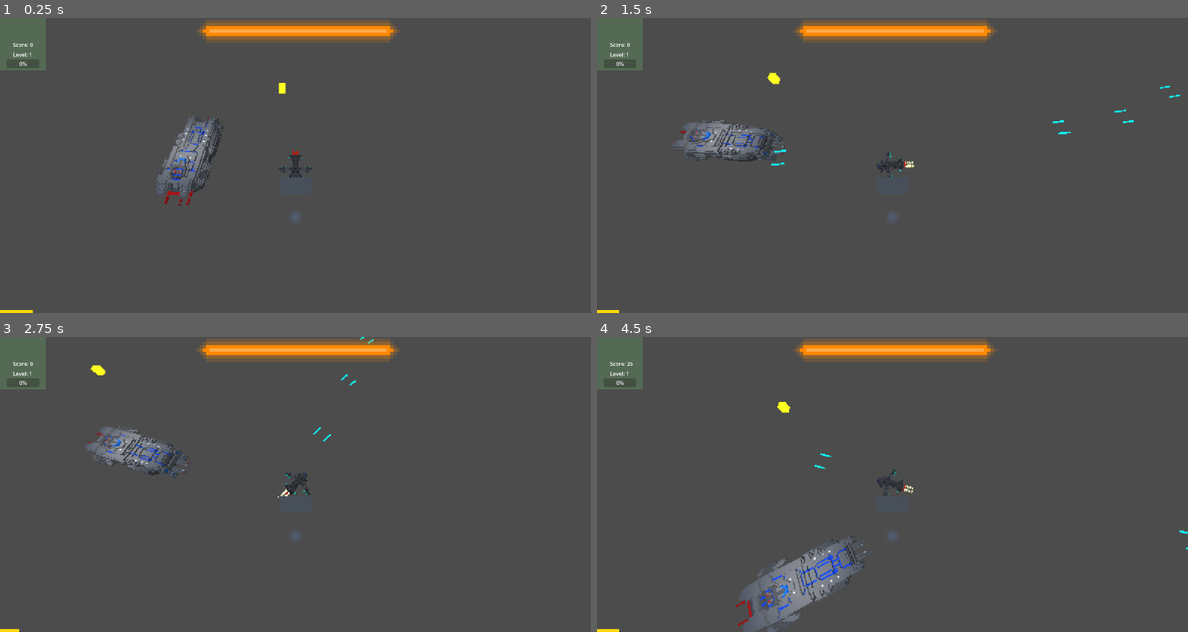
Above: before the commit, frames 1-4 (two rows, left to right).
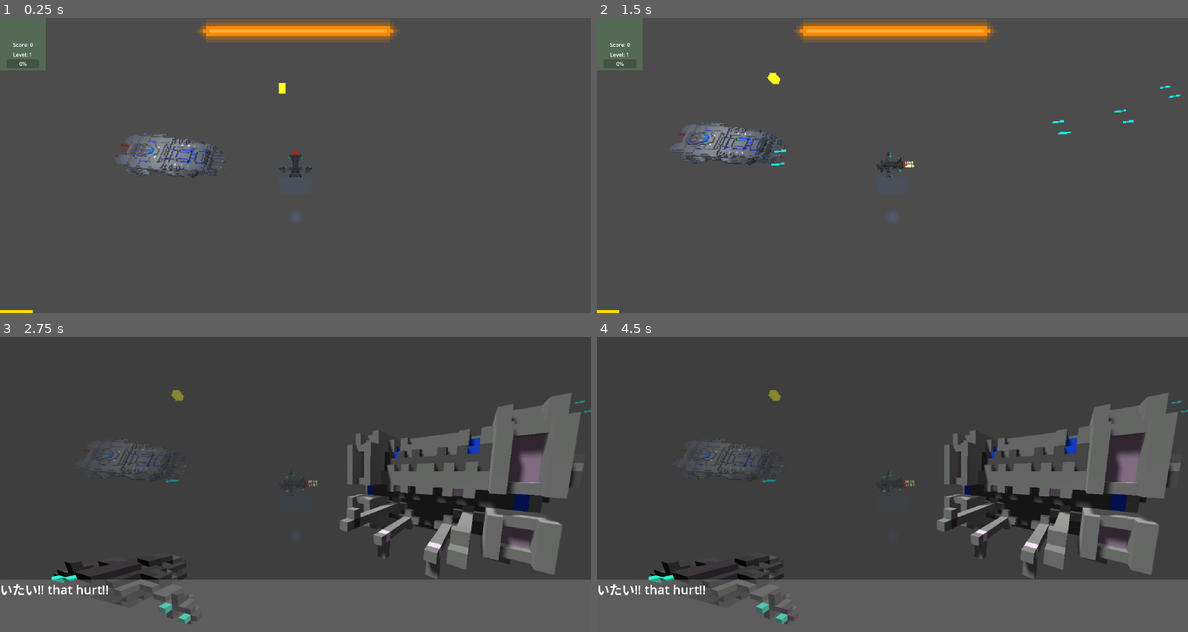
Above: after the commit, the same moments.

Repository: EvergreenSpock/Space-Survivors
Game: Godot game, scene res://Scenes/main_scene.tscn
The game is run twice, just before and just after one commit, with the same random seed, the same clock (stepped at 60 frames per second) and the same inputs. A sky picture missing from this copy of the repository is replaced by a grey-blue gradient.
Inputs (mouse positions are in pixels of both pictures, inside the frame that each line leads up to):
- Up to frame 1 (0.25 s): no input
- Up to frame 2 (1.5 s): tap Enter (interact) at 0.5, 1.35 s; move the mouse to (1022, 150) at 0.52 s; hold Right (move_right) 0.53-1.28 s; hold Shift (boost) 0.53-1.28 s; move the mouse to (774, 180) at 1.27 s; hold S (move_back) from 1.28 s (still down)
- Up to frame 3 (2.75 s): move the mouse to (354, 419) at 2.02 s; release S (move_back) at 2.03 s; hold Right (move_right) from 2.03 s (still down); hold Shift (boost) from 2.03 s (still down)
- Up to frame 4 (4.5 s): move the mouse to (862, 543) at 2.77 s; release Right (move_right) at 2.78 s; release Shift (boost) at 2.78 s; hold W (move_forward) 2.78-3.53 s; tap Enter (interact) at 2.85, 4.35 s; move the mouse to (1069, 528) at 3.52 s; hold Shift (boost) 3.53-4.28 s; hold Left (move_left) from 3.53 s (still down); move the mouse to (715, 440) at 4.27 s

The runs differ from the first frame. In frame 1, 2.0% of the frame differs, in the area x 19-39%, y 33-64%; in frame 2, 1.0%; in frame 3, 20%; in frame 4, 22%, in the area x 0-100%, y 0-100%.

Commit message:
dating sim elements added

Diff:
--- /dev/null
+++ b/Scenes/dating_sim.gd
@@ -0,0 +1,13 @@
+extends Control
+
+@onready var dating_sim_screen = $"."
+
+# Called when the node enters the scene tree for the first time.
+func _ready() -> void:
+	dating_sim_screen.hide()
+
+
+
+# Called every frame. 'delta' is the elapsed time since the previous frame.
+func _process(_delta: float) -> void:
+	pass
--- /dev/null
+++ b/Scenes/dating_sim.tscn
@@ -0,0 +1,61 @@
+[gd_scene load_steps=4 format=3 uid="uid://bfnmqua8qf7mo"]
+
+[ext_resource type="Texture2D" uid="uid://dk1gw8proqxao" path="res://addons/shipchan-removebg-preview.png" id="1_ljowk"]
+[ext_resource type="Texture2D" uid="uid://bynv43v5tjjk1" path="res://addons/shipsan-removebg-preview.png" id="2_o6myv"]
+
+[sub_resource type="StyleBoxFlat" id="StyleBoxFlat_o6myv"]
+bg_color = Color(0.548963, 0.548963, 0.548962, 0.4)
+
+[node name="DatingSim" type="Control"]
+process_mode = 3
+layout_mode = 3
+anchors_preset = 15
+anchor_right = 1.0
+anchor_bottom = 1.0
+grow_horizontal = 2
+grow_vertical = 2
+
+[node name="Background" type="ColorRect" parent="."]
+layout_mode = 1
+anchors_preset = 15
+anchor_right = 1.0
+anchor_bottom = 1.0
+grow_horizontal = 2
+grow_vertical = 2
+color = Color(0.205117, 0.205117, 0.205117, 0.592157)
+
+[node name="ShipChan" type="TextureRect" parent="Background"]
+layout_mode = 0
+offset_left = 1020.0
+offset_top = 163.0
+offset_right = 1794.0
+offset_bottom = 765.0
+texture = ExtResource("1_ljowk")
+
+[node name="ShipSan" type="TextureRect" parent="Background"]
+layout_mode = 0
+offset_left = 250.0
+offset_top = 400.0
+offset_right = 795.0
+offset_bottom = 773.0
+rotation = 0.270526
+texture = ExtResource("2_o6myv")
+
+[node name="RichTextLabel" type="RichTextLabel" parent="Background"]
+custom_minimum_size = Vector2(1800, 160)
+layout_mode = 1
+anchors_preset = 7
+anchor_left = 0.5
+anchor_top = 1.0
+anchor_right = 0.5
+anchor_bottom = 1.0
+offset_left = -900.0
+offset_top = -160.0
+offset_right = 900.0
+grow_horizontal = 2
+grow_vertical = 0
+theme_override_font_sizes/normal_font_size = 38
+theme_override_styles/normal = SubResource("StyleBoxFlat_o6myv")
+bbcode_enabled = true
+text = "いたい!! that hurt!!"
+fit_content = true
--- a/Scenes/health_bar.gd
+++ b/Scenes/health_bar.gd
@@ -9,7 +9,7 @@
 
 
 # Called every frame. 'delta' is the elapsed time since the previous frame.
-func _process(delta: float) -> void:
+func _process(_delta: float) -> void:
 	pass
 
 
--- a/Scenes/main_scene.tscn
+++ b/Scenes/main_scene.tscn
@@ -10,7 +10,9 @@
 [ext_resource type="PackedScene" uid="uid://ddsy61x2i4153" path="res://Scenes/HealthBar.tscn" id="6_mai8y"]
 [ext_resource type="Script" uid="uid://3g7smaxen4l7" path="res://Scenes/health_bar.gd" id="7_76v2p"]
 [ext_resource type="PackedScene" uid="uid://cll7f8v3dpl34" path="res://Scenes/xp_orb.tscn" id="7_maf8m"]
+[ext_resource type="PackedScene" uid="uid://bfnmqua8qf7mo" path="res://Scenes/dating_sim.tscn" id="8_drdnd"]
 [ext_resource type="Script" uid="uid://b501v7kgpx7xt" path="res://Scenes/enemy_spawner.gd" id="8_huasi"]
+[ext_resource type="Script" uid="uid://orng25oxuwny" path="res://Scenes/dating_sim.gd" id="9_ioaeq"]
 
 [sub_resource type="PanoramaSkyMaterial" id="PanoramaSkyMaterial_jv6wh"]
 panorama = ExtResource("2_6l7je")
@@ -56,6 +58,9 @@
 
 [node name="MeshInstance3D" type="MeshInstance3D" parent="Player"]
 
+[node name="DatingSim" parent="Player" instance=ExtResource("8_drdnd")]
+script = ExtResource("9_ioaeq")
+
 [node name="WorldEnvironment" type="WorldEnvironment" parent="."]
 environment = SubResource("Environment_iacmt")
 
@@ -74,7 +79,13 @@
 skeleton = NodePath("../GroundCollision")
 
 [node name="Enemy" parent="." instance=ExtResource("5_iacmt")]
-transform = Transform3D(1, 0, 0, 0, 1, 0, 0, 0, 1, -10.578, 1, -1.464)
+transform = Transform3D(-0.0925965, 0, -0.995704, 0, 1, 0, 0.995704, 0, -0.0925965, -18.0011, 1, -1.464)
+desired_distance = 20.0
+distance_tolerance = 5.0
+max_distance = 40.0
+speed = 30
+max_health = 100
+max_shield = 100
 
 [node name="xp_orb" parent="." instance=ExtResource("7_maf8m")]
 transform = Transform3D(1, 0, 0, 0, 1, 0, 0, 0, 1, -2.55674, -1.01817, -16.503)
--- a/Scripts/enemy.gd
+++ b/Scripts/enemy.gd
@@ -7,10 +7,13 @@
 
 @onready var gunBarrel = $"Pew Pew/RayCast3D"
 @onready var player = get_tree().get_root().get_node_or_null("Main Scene/Player")
+@onready var dating_sim_scene = get_tree().get_root().get_node_or_null("Main Scene/Player/DatingSim")
 var can_fire := true
 var bullet = load("res://Scenes/heavy_bullet.tscn")
 var instance
 var bullet_cooldown_is_ready: bool = true
+
+
 
 func _ready() -> void:
 	xp_orb_scene = preload("res://Scenes/xp_orb.tscn")
@@ -96,3 +99,33 @@
 	orb.global_position = global_position
 	Global.player_score += 25
 	queue_free()
+
+func apply_damage(amount: int) -> void:
+	get_tree().paused = true
+	$"../Player/PlayerCamera/InGameUI".hide()
+	$"../Player/PlayerCamera/FuelMeterBar".hide()
+	$"../Player/PlayerCamera/HealthBar".hide()
+	dating_sim_scene.show()
+	var remaining := amount
+
+
+	# Shields absorb first
+	if shield > 0:
+		remaining = max(0, amount - shield)
+		shield = max(shield - amount, 0)
+
+	# Health takes remaining
+	if remaining > 0:
+		health = max(health - remaining, 0)
+
+	# Visual feedback always
+	flash_damage()
+
+
+	#print("Ship took ", amount, " damage! Remaining health: ", health)
+
+	emit_stats()
+
+	# Now check death
+	if health == 0:
+		death()
--- a/Scripts/ship.gd
+++ b/Scripts/ship.gd
@@ -19,6 +19,7 @@
 	emit_stats()
 
 func apply_damage(amount: int) -> void:
+
 	var remaining := amount
 
 	# Shields absorb first
Not shown, added: Scenes/dating_sim.gd.uid
Not shown: 1 places in Scenes/main_scene.tscn that only renumber resources
Binary file added: addons/shipchan-removebg-preview.png
Not shown, added: addons/shipchan-removebg-preview.png.import
Binary file added: addons/shipsan-removebg-preview.png
Not shown, added: addons/shipsan-removebg-preview.png.import
